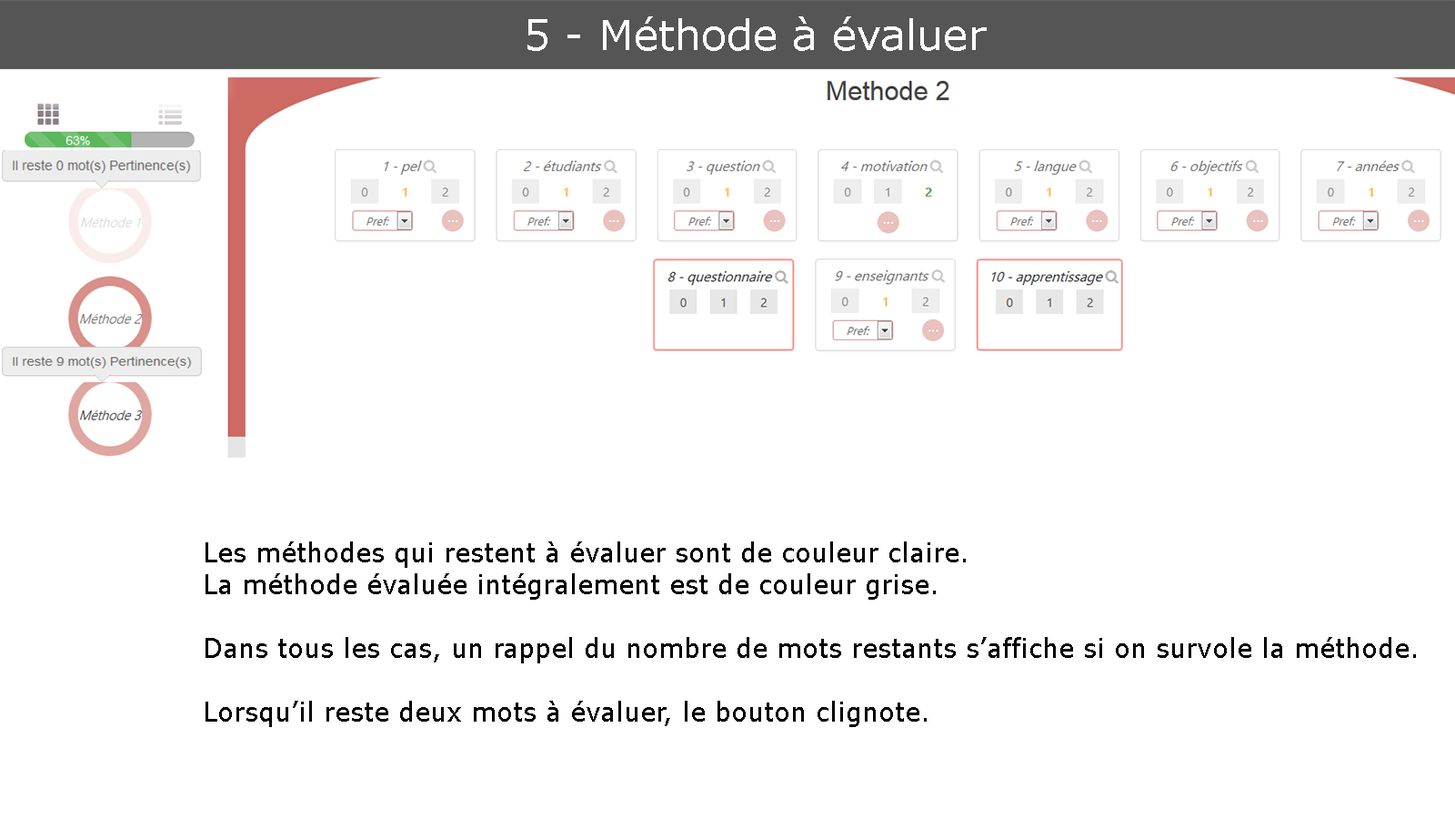
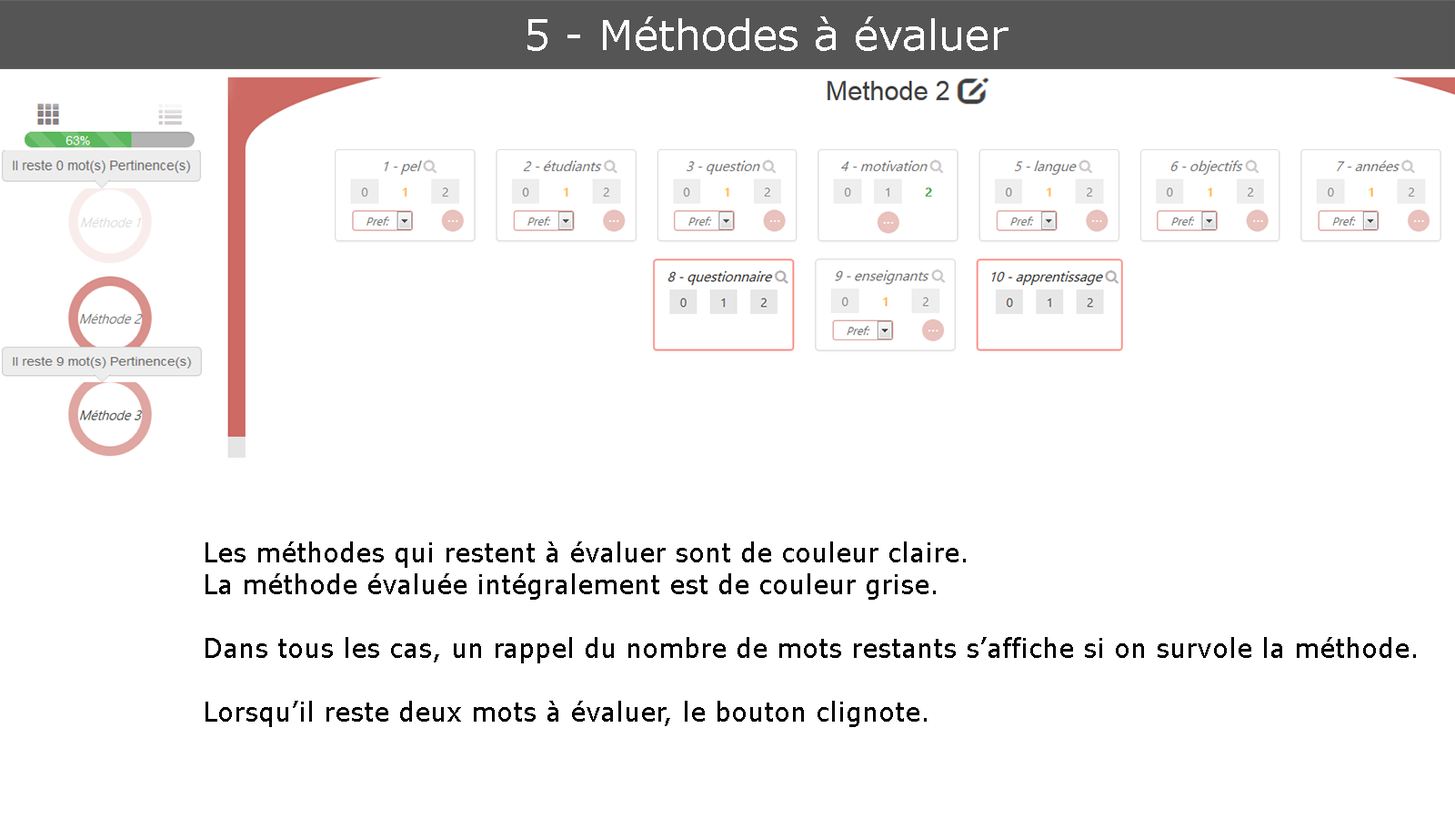
The second 1455×819 image is a revision of the first. Changes to its layers:
renamed "5 - Méthode à évaluer" to "5 - Méthodes à évaluer", painted on it over (779, 16, 1009, 51)
added layer "repercussionAutoScoreCommentaire" above "Calque 1" over (955, 76, 991, 105)
